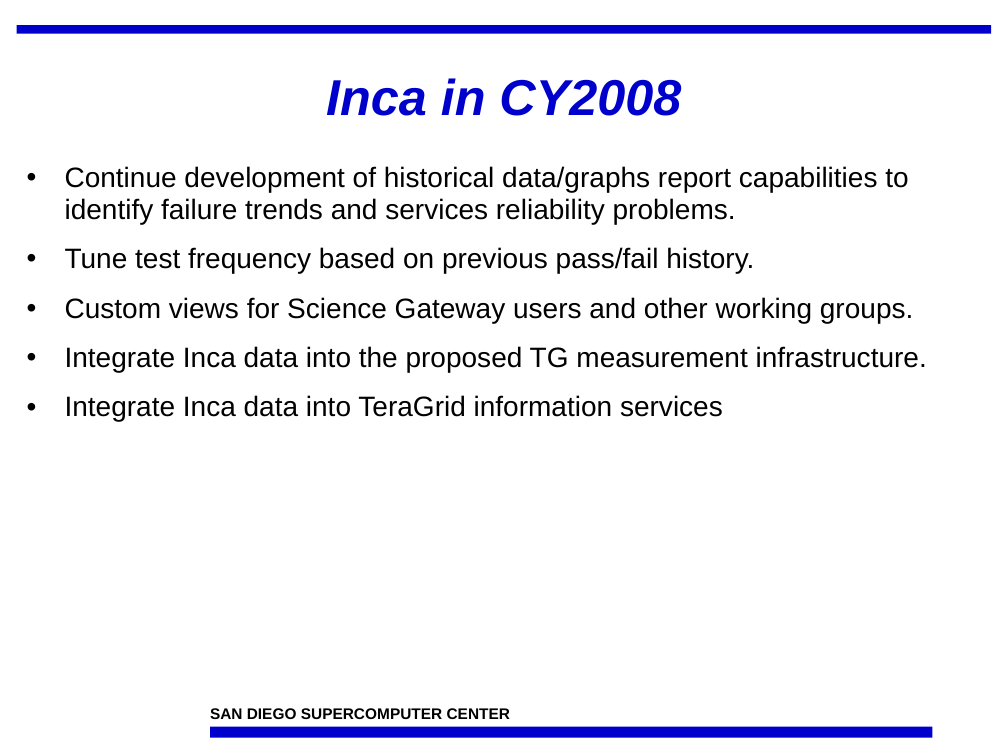
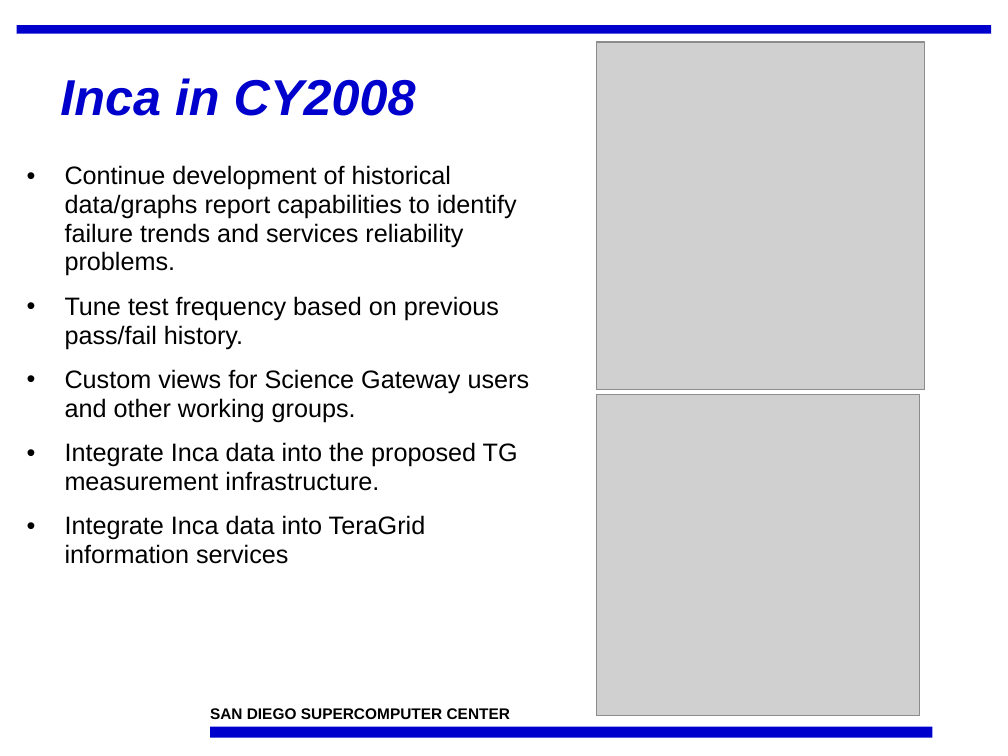
Before and after one commit to IncaProject/inca-xsede, a slide deck: slide 6 of talks/inca-nsf_02-08.ppt (slide 7 before the commit). Drawn at 1008x756 pixels with LibreOffice and Linux fonts; fonts in the diff are those of the drawing; grey boxes stand for pictures; background and template pictures are left out. Boxes give left, top, right and bottom in pixels: in the first picture for what was removed or moved away, otherwise in the second. Text is boxed around its words. In the diff, an @@ line names an element or a change of style, - is before the commit and + after.

```diff
--- a/talks/inca-nsf_02-08.ppt
+++ b/talks/inca-nsf_02-08.ppt
@@ title "Inca in CY2008": place and size @@
-title "Inca in CY2008" at (326, 78, 681, 116)
+title "Inca in CY2008" at (60, 78, 416, 116)
@@ title "Inca in CY2008" at (60, 78, 416, 116): alignment centre to left @@
@@ picture added at (597, 42, 925, 390) @@
@@ text "Continue development of historical data/graphs ..." at (65, 165, 530, 564): size 20 to 18 pt; less space between paragraphs @@
@@ picture added at (597, 395, 920, 716) @@
```
Also in this commit, not shown: 3 other slides changed, 1 slide added, 3 slides removed.
